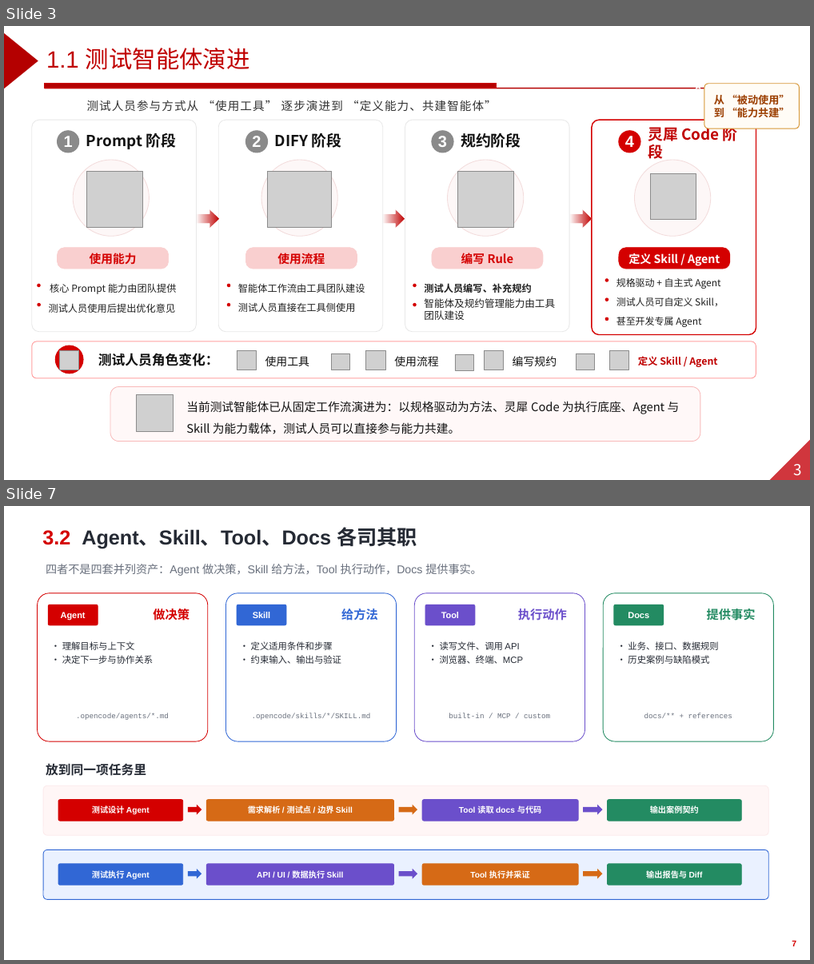
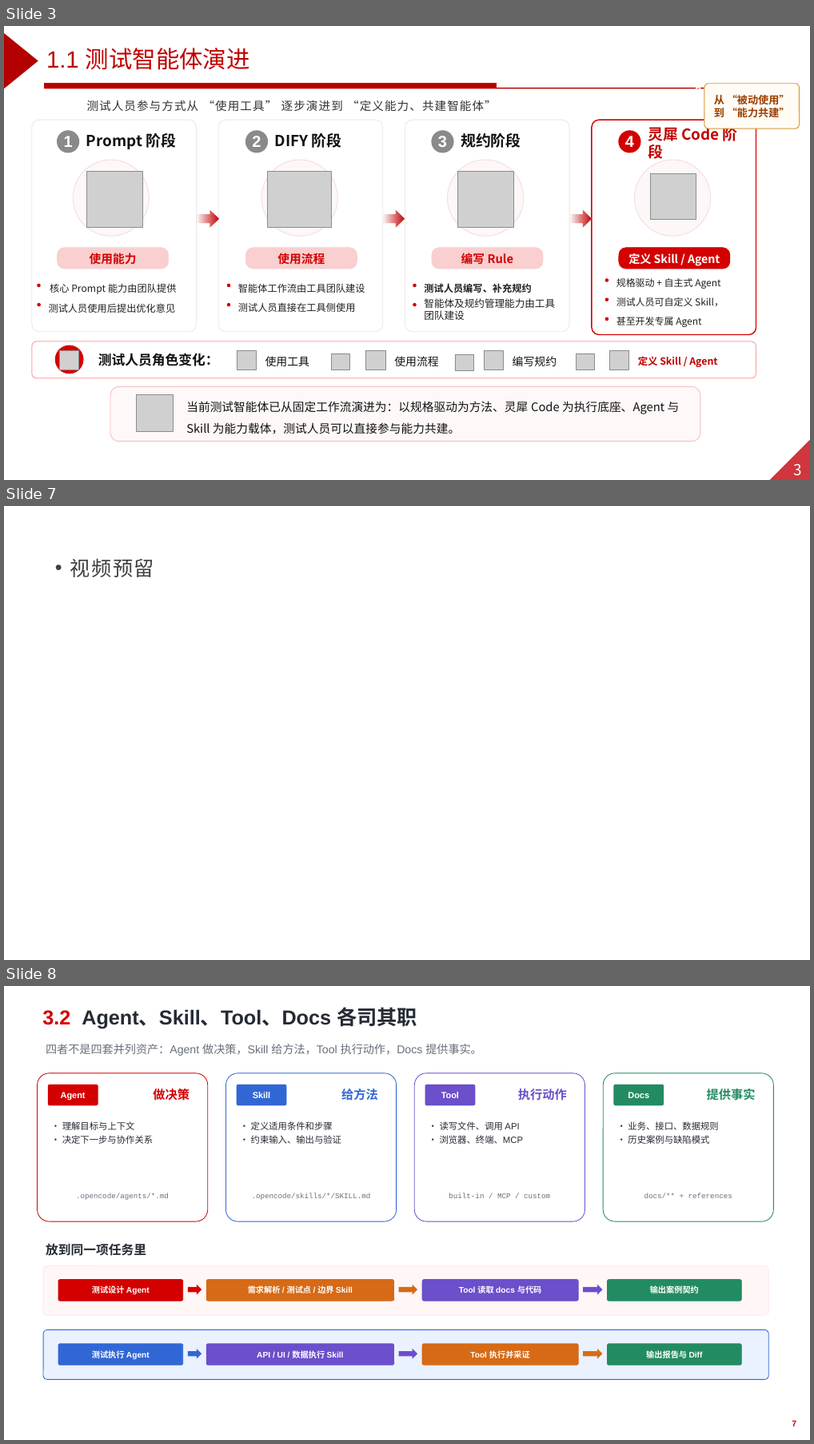
Before and after one commit to RKK222/intelligent-test-agent, a slide deck: docs/presentations/智能测试专题汇报（杭州产品部）技术逻辑版A8.pptx. Shown one above the other, each under a label of ours: slides 3 and 7 before the commit, slides 3, 7 and 8 after it; the slides between them are not shown. The pictures are 814x964 and 814x1444 pixels, drawn with LibreOffice and Linux fonts; fonts in the diff are those of the drawing; grey boxes stand for pictures; background and template pictures are left out. Boxes give left, top, right and bottom in pixels: in the first picture for what was removed or moved away, otherwise in the second. Text is boxed around its words. In the diff, an @@ line names an element or a change of style, - is before the commit and + after.

```diff
--- a/docs/presentations/智能测试专题汇报（杭州产品部）技术逻辑版A8.pptx
+++ b/docs/presentations/智能测试专题汇报（杭州产品部）技术逻辑版A8.pptx
@@ slide 7 added at <box>4,506,810,960</box>, background #FFFFFF @@
@@ text added at <box>70,559,155,577</box>, 24 pt, text #404040 @@
+• 视频预留
@@ what was slide 7 is now slide 8 @@
```
Also in this commit, not shown: 3 slides changed, 1 other slide added, 1 slide removed, 1 other file.
